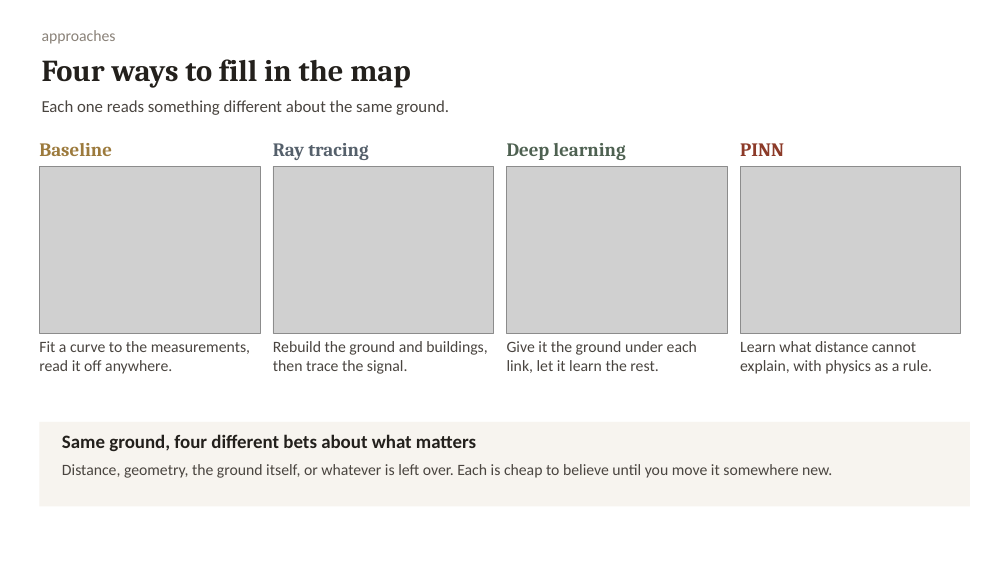
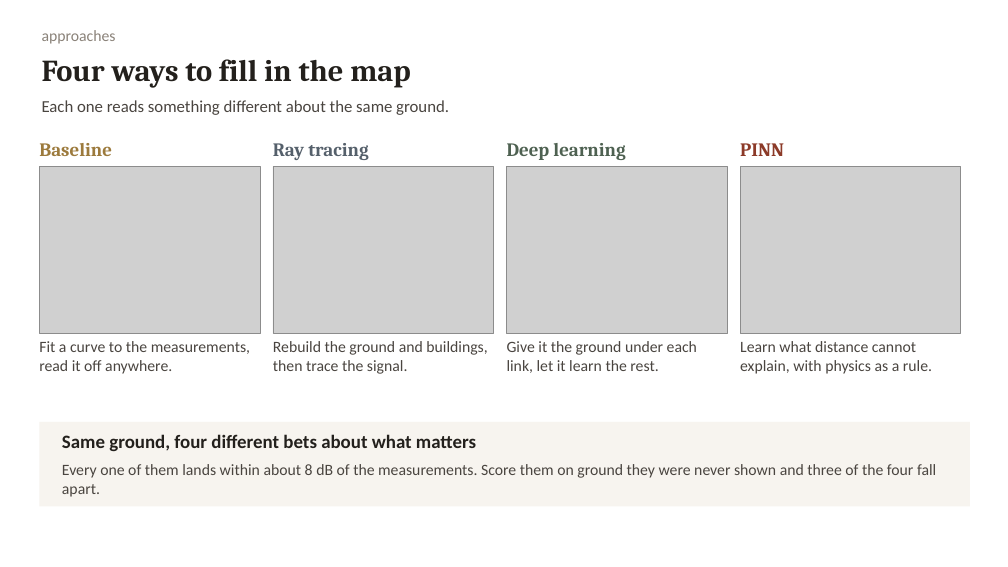
Before and after one commit to mtang724/arathon-c03-rural-infrastructure-placement, a slide deck: slide 3 of ARA_Challenge3.pptx. Drawn at 1008x567 pixels with LibreOffice and Linux fonts; fonts in the diff are those of the drawing; grey boxes stand for pictures. Boxes give left, top, right and bottom in pixels: in the first picture for what was removed or moved away, otherwise in the second. Text is boxed around its words. In the diff, an @@ line names an element or a change of style, - is before the commit and + after.

```diff
--- a/ARA_Challenge3.pptx
+++ b/ARA_Challenge3.pptx
@@ text at (62, 464, 936, 497): text changed @@
-Distance, geometry, the ground itself, or whatever is left over. Each is cheap to believe until you move it somewhere new.
+Every one of them lands within about 8 dB of the measurements. Score them on ground they were never shown and three of the four fall apart.
```
Also in this commit, not shown: 2 other slides changed, 2 other files.
